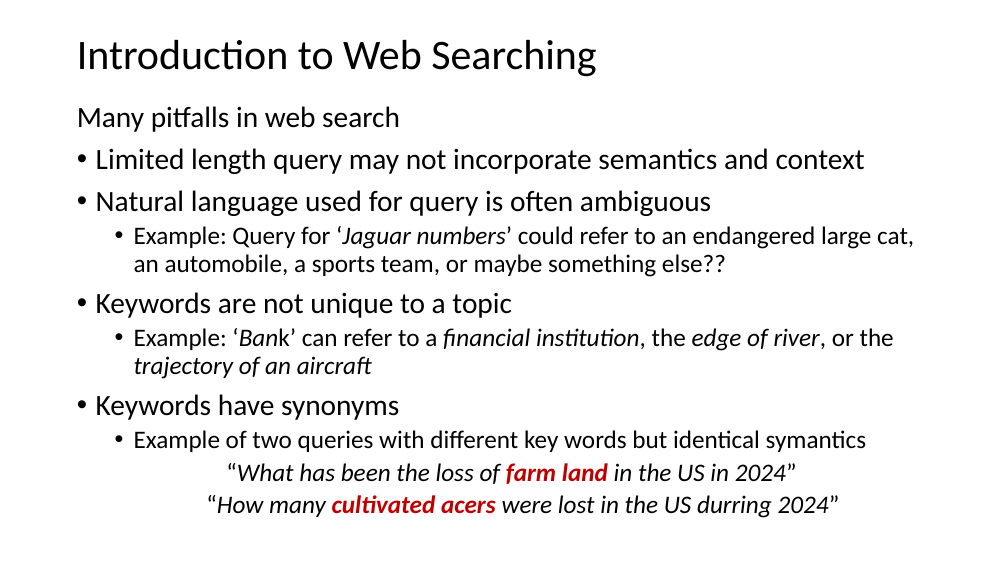
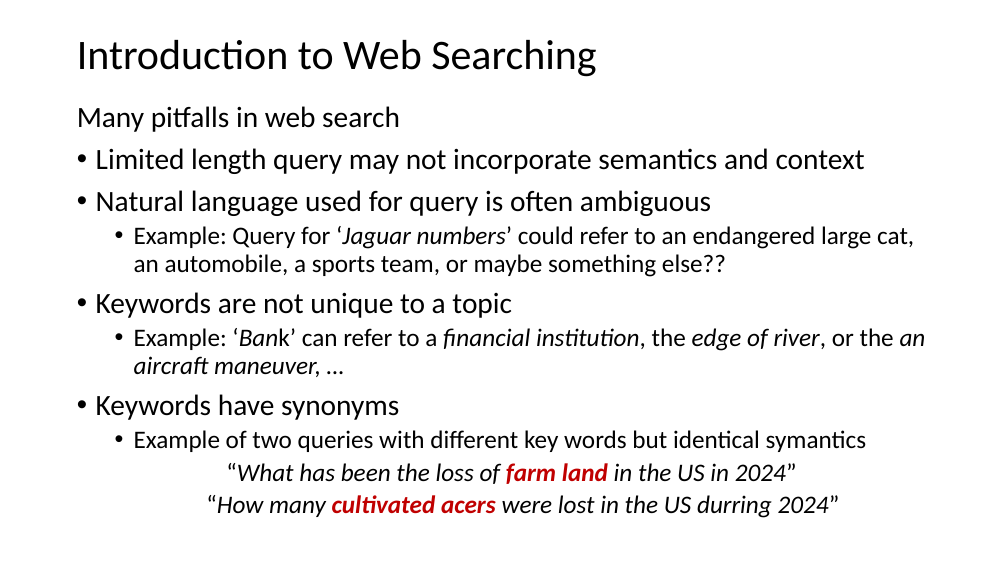
Before and after one commit to harelgabainew/school1, a slide deck: slide 4 of slides/7_DocumentWebSearching.pptx. Drawn at 1008x567 pixels with LibreOffice and Linux fonts; fonts in the diff are those of the drawing. Boxes give left, top, right and bottom in pixels: in the first picture for what was removed or moved away, otherwise in the second. Text is boxed around its words. In the diff, an @@ line names an element or a change of style, - is before the commit and + after.

```diff
--- a/slides/7_DocumentWebSearching.pptx
+++ b/slides/7_DocumentWebSearching.pptx
@@ text at [134,328,926,377]: text changed @@
-  • Example: ‘Bank’ can refer to a financial institution, the edge of river, or the trajectory of an aircraft
+  • Example: ‘Bank’ can refer to a financial institution, the edge of river, or the an aircraft maneuver, …
```
Also in this commit, not shown: 15 other slides changed, 6 slides added.
